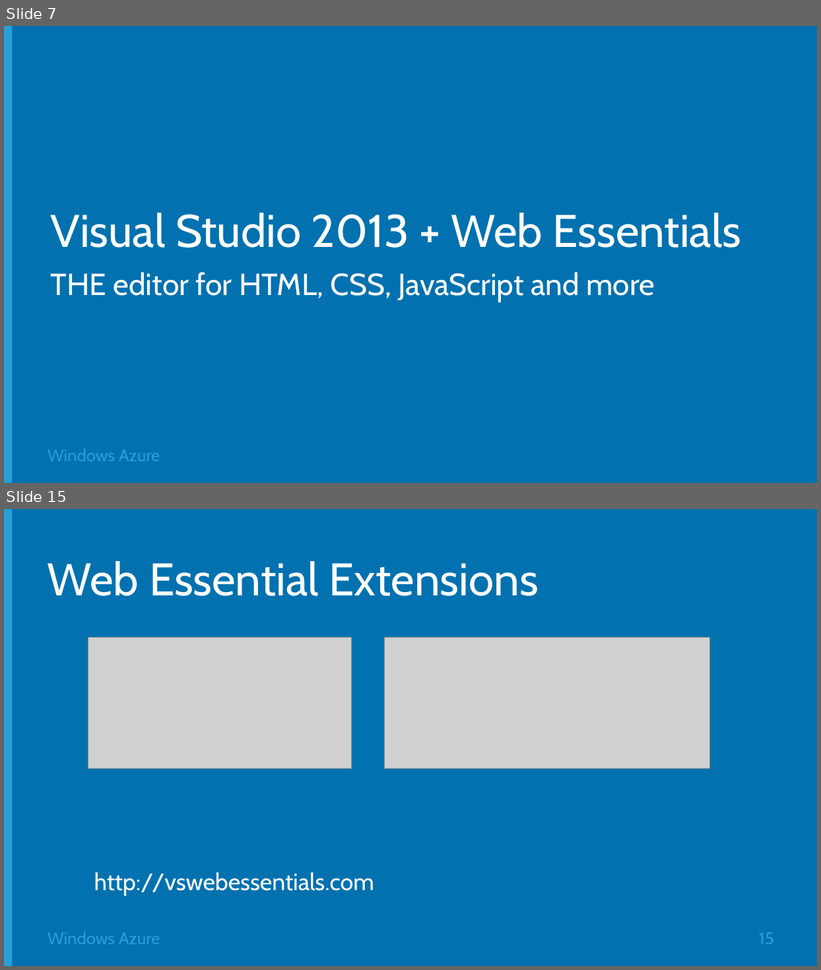
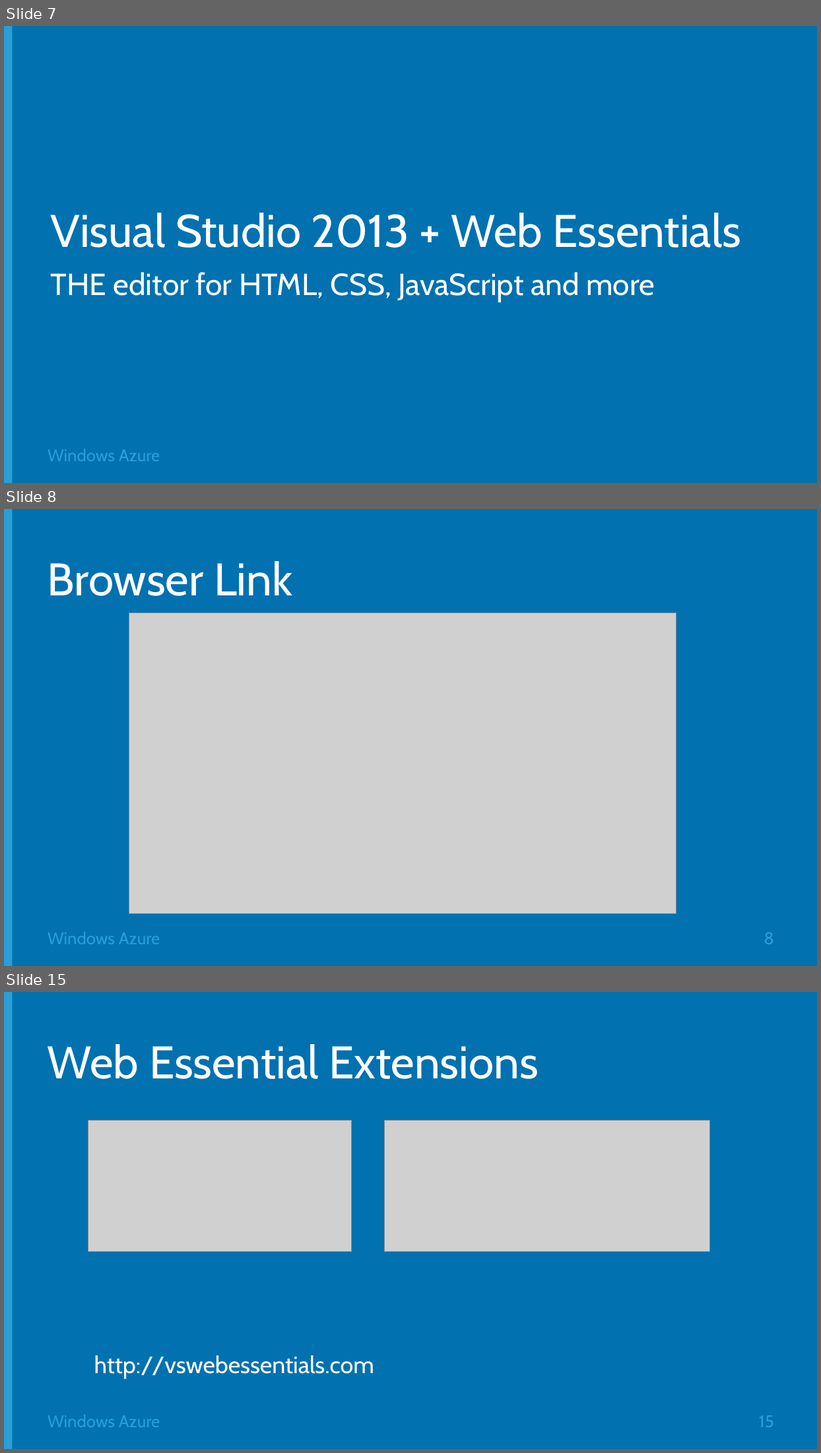
Before and after one commit to Microsoft-Web/DECK-ASPNET-and-VS-Web-Tooling, a slide deck: 2-ASPNET-and-VS-Web-Tooling.pptx. Shown one above the other, each under a label of ours: slides 7 and 15 before the commit, slides 7, 8 and 15 after it; the slides between them are not shown. The pictures are 821x970 and 821x1453 pixels, drawn with LibreOffice and Linux fonts; fonts in the diff are those of the drawing; grey boxes stand for pictures; background and template pictures are left out. Boxes give left, top, right and bottom in pixels: in the first picture for what was removed or moved away, otherwise in the second. Text is boxed around its words. In the diff, an @@ line names an element or a change of style, - is before the commit and + after.

```diff
--- a/2-ASPNET-and-VS-Web-Tooling.pptx
+++ b/2-ASPNET-and-VS-Web-Tooling.pptx
@@ slide 8 added at <box>4,509,817,966</box>, background #0171B0; not listed: 2 template elements that a slide beside it also shows @@
@@ title added at <box>48,561,292,596</box>, 54 pt, text #FFFFFF @@
+Browser Link
@@ picture added at <box>129,613,677,914</box> @@
@@ page number added at <box>764,933,774,945</box>, 20 pt, text #289FD7 @@
+8
```
Also in this commit, not shown: 7 slides changed, 1 other slide added, 1 slide removed, 1 other file.
